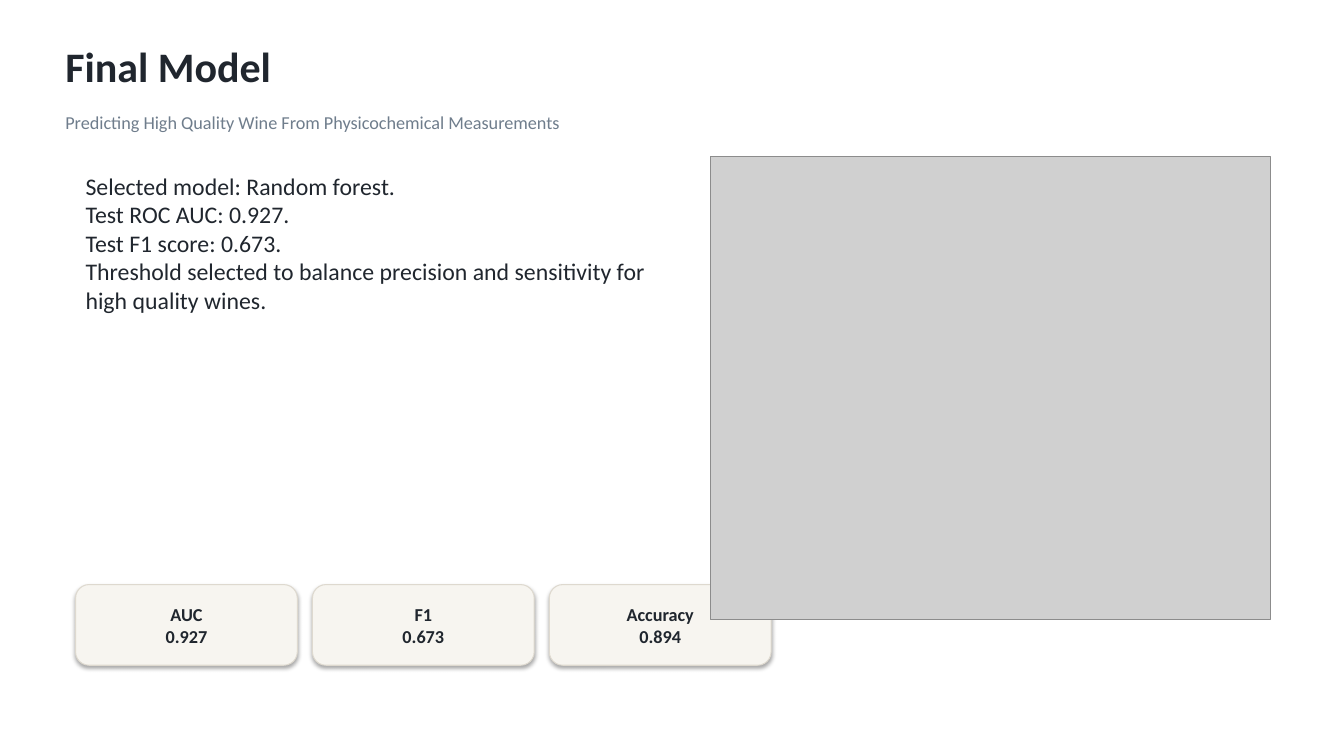
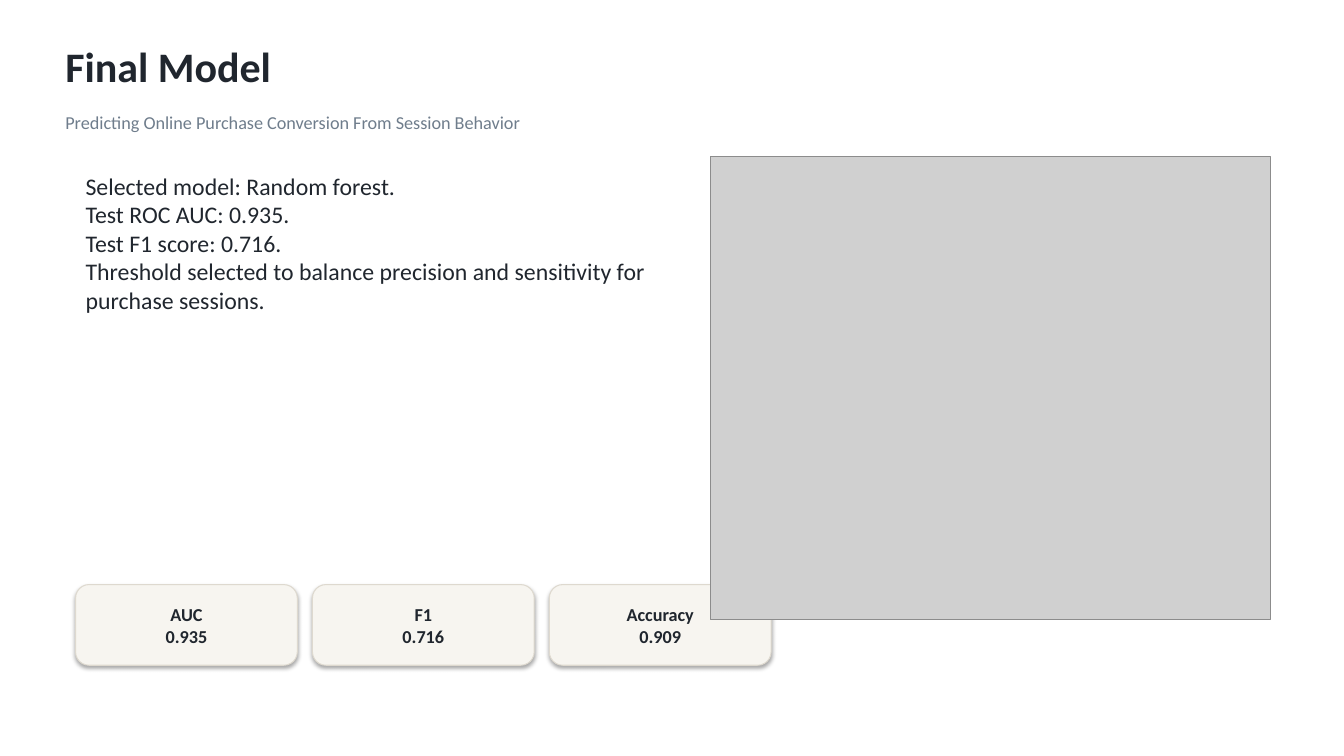
Before and after one commit to nikitarogers333/ads-predictive-modeling-final, a slide deck: slide 3 of Executive_Summary-Team1.pptx. Drawn at 1344x756 pixels with LibreOffice and Linux fonts; fonts in the diff are those of the drawing; grey boxes stand for pictures. Boxes give left, top, right and bottom in pixels: in the first picture for what was removed or moved away, otherwise in the second. Text is boxed around its words. In the diff, an @@ line names an element or a change of style, - is before the commit and + after.

Commit message:
Replace wine dataset with online shoppers conversion project

```diff
--- a/Executive_Summary-Team1.pptx
+++ b/Executive_Summary-Team1.pptx
@@ text at box(65, 116, 520, 132): text changed @@
-Predicting High Quality Wine From Physicochemical Measurements
+Predicting Online Purchase Conversion From Session Behavior
@@ text at box(86, 207, 645, 313): text changed @@
-Test ROC AUC: 0.927.
-Test F1 score: 0.673.
-Threshold selected to balance precision and sensitivity for high quality wines.
+Test ROC AUC: 0.935.
+Test F1 score: 0.716.
+Threshold selected to balance precision and sensitivity for purchase sessions.
@@ text in rounded rectangle at box(166, 609, 208, 643): text changed @@
-AUC
-0.927
+AUC
+0.935
@@ text in rounded rectangle at box(402, 609, 444, 643): text changed @@
-F1
-0.673
+F1
+0.716
@@ text in rounded rectangle at box(627, 609, 694, 643): text changed @@
-Accuracy
-0.894
+Accuracy
+0.909
```
Also in this commit, not shown: 4 other slides changed, 38 other files.
